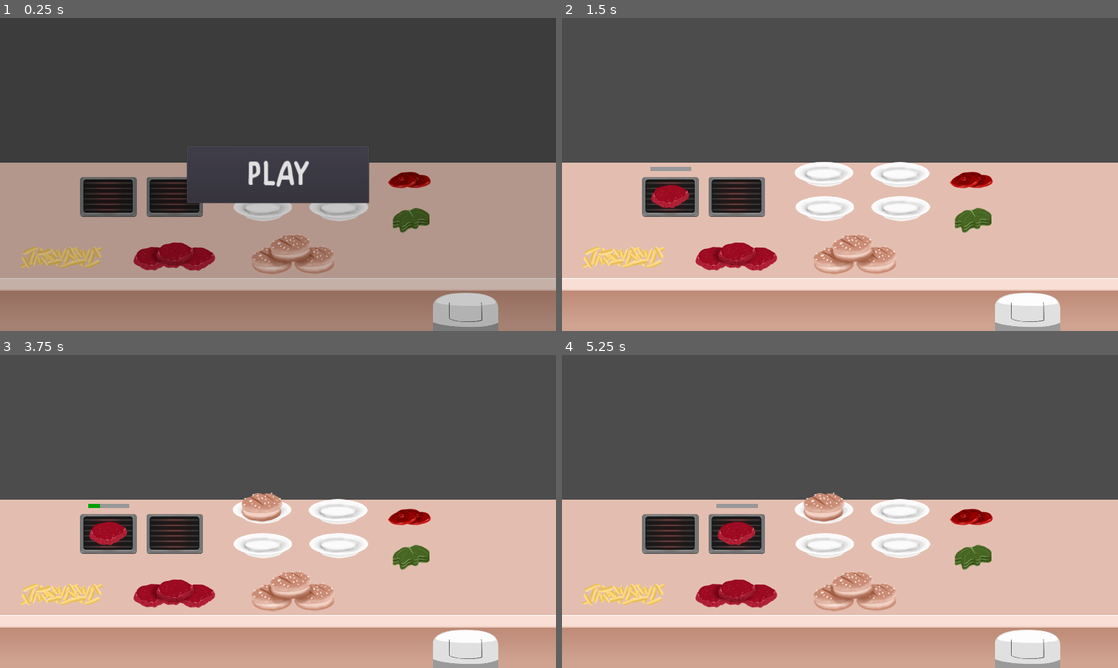
Above: before the commit, frames 1-4 (two rows, left to right).
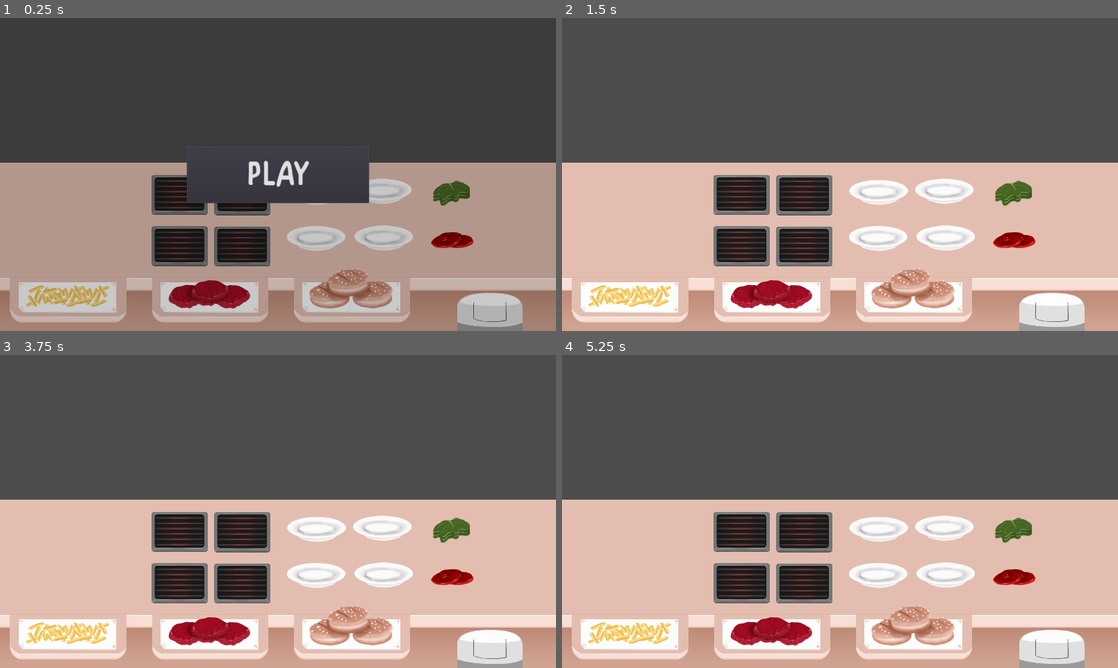
Above: after the commit, the same moments.

Repository: samuelpedrajas/MyVeganRestaurant
Game: Godot game, scene res://Scenes/Kitchen.tscn
Same seed, same stepped clock (60 frames per second), same inputs: the game is played once before the commit and once after it.
Inputs (mouse positions are in pixels of both pictures, inside the frame that each line leads up to):
- Up to frame 1 (0.25 s): no input
- Up to frame 2 (1.5 s): click "PLAY" at 0.5 s; tap Enter at 1.25 s; move the mouse to (734, 255) at 1.27 s; click (734, 255) at 1.42 s
- Up to frame 3 (3.75 s): tap Space at 2, 3.5 s; move the mouse to (411, 517) at 2.02 s; click (411, 517) at 2.17 s; tap Enter at 2.75 s; move the mouse to (411, 558) at 2.77 s; click (411, 558) at 2.92 s; move the mouse to (294, 589) at 3.52 s; click (294, 589) at 3.67 s
- Up to frame 4 (5.25 s): tap Enter at 4.25 s; move the mouse to (623, 592) at 4.27 s; click (623, 592) at 4.42 s; tap Space at 5 s; move the mouse to (673, 533) at 5.02 s; click (673, 533) at 5.17 s

The runs differ from the first frame. In frame 1, 20% of the frame differs, in the area x 1-94%, y 49-100%; in frame 2, 23%; in frame 3, 23%; in frame 4, 23%, in the area x 1-94%, y 43-100%.

Commit message:
kitchen distribution

Diff:
--- a/Scenes/Kitchen.tscn
+++ b/Scenes/Kitchen.tscn
@@ -17,6 +17,7 @@
 [ext_resource path="res://Scenes/Dishes/FastFood/SimpleBurger.tscn" type="PackedScene" id=15]
 [ext_resource path="res://Scenes/Plate.tscn" type="PackedScene" id=16]
 [ext_resource path="res://Scenes/Bin.tscn" type="PackedScene" id=17]
+[ext_resource path="res://Images/Kitchen/Saliente.png" type="Texture" id=18]
 
 [node name="Kitchen" type="Node2D"]
 script = ExtResource( 3 )
@@ -39,52 +40,68 @@
 position = Vector2( 960, 790 )
 texture = ExtResource( 1 )
 
-[node name="BurgerSource" parent="Table" instance=ExtResource( 4 )]
-position = Vector2( -358.222, 33.6359 )
-kitchen = NodePath("../..")
-
 [node name="TomatoSource" parent="Table" instance=ExtResource( 7 )]
-position = Vector2( 454.603, -231.106 )
+position = Vector2( 601.848, -23.4535 )
 kitchen = NodePath("../..")
 
 [node name="LettuceSource" parent="Table" instance=ExtResource( 8 )]
-position = Vector2( 459.863, -90.3286 )
-kitchen = NodePath("../..")
-
-[node name="BreadSource" parent="Table" instance=ExtResource( 6 )]
-position = Vector2( 53.0178, 23.5451 )
-kitchen = NodePath("../..")
-
-[node name="FriesSource" parent="Table" instance=ExtResource( 5 )]
-position = Vector2( -747.655, 35.9593 )
+position = Vector2( 599.556, -182.828 )
 kitchen = NodePath("../..")
 
 [node name="Grill1" parent="Table" instance=ExtResource( 9 )]
-position = Vector2( -585.54, -173.225 )
+position = Vector2( -339.459, -180.449 )
 kitchen = NodePath("../..")
 
 [node name="Grill2" parent="Table" instance=ExtResource( 9 )]
-position = Vector2( -356.54, -173.225 )
-order = 1
+position = Vector2( -123.245, -179.562 )
+kitchen = NodePath("../..")
+
+[node name="Grill3" parent="Table" instance=ExtResource( 9 )]
+position = Vector2( -339.459, -3.44946 )
+kitchen = NodePath("../..")
+
+[node name="Grill4" parent="Table" instance=ExtResource( 9 )]
+position = Vector2( -123.245, -2.56165 )
 kitchen = NodePath("../..")
 
 [node name="Plate1" parent="Table" instance=ExtResource( 16 )]
-position = Vector2( -55.4374, -248.78 )
+position = Vector2( 133.337, -186.484 )
 
 [node name="Plate2" parent="Table" instance=ExtResource( 16 )]
-position = Vector2( 207.491, -246.77 )
-order = 1
+position = Vector2( 360.399, -190.138 )
 
 [node name="Plate3" parent="Table" instance=ExtResource( 16 )]
-position = Vector2( -52.4408, -130.353 )
-order = 2
+position = Vector2( 131.579, -27.5269 )
 
 [node name="Plate4" parent="Table" instance=ExtResource( 16 )]
-position = Vector2( 209.763, -130.353 )
-order = 3
+position = Vector2( 364.997, -28.4146 )
+
+[node name="Saliente1" type="Sprite" parent="Table"]
+position = Vector2( -724.298, 182.075 )
+texture = ExtResource( 18 )
+
+[node name="FriesSource" parent="Table/Saliente1" instance=ExtResource( 5 )]
+position = Vector2( -2.33453, -12.4128 )
+kitchen = NodePath("../../..")
+
+[node name="Saliente2" type="Sprite" parent="Table"]
+position = Vector2( -234.298, 182.075 )
+texture = ExtResource( 18 )
+
+[node name="BurgerSource" parent="Table/Saliente2" instance=ExtResource( 4 )]
+position = Vector2( -3.10797, -17.8473 )
+kitchen = NodePath("../../..")
+
+[node name="Saliente3" type="Sprite" parent="Table"]
+position = Vector2( 255.702, 182.075 )
+texture = ExtResource( 18 )
+
+[node name="BreadSource" parent="Table/Saliente3" instance=ExtResource( 6 )]
+position = Vector2( -2.58289, -39.6017 )
+kitchen = NodePath("../../..")
 
 [node name="Bin" parent="." instance=ExtResource( 17 )]
-position = Vector2( 1607.15, 998.46 )
+position = Vector2( 1691.15, 998.46 )
 
 [node name="HUD" parent="." instance=ExtResource( 2 )]
 margin_right = 1920.0
--- a/Scripts/FoodMachine.gd
+++ b/Scripts/FoodMachine.gd
@@ -2,7 +2,6 @@
 
 
 export(String) var reference = ""
-export(int) var order = 0
 export(int) var cook_time = -1
 export(int) var burn_time = -1
 export(bool) var hide_ingredient = false
--- a/Scripts/Plate.gd
+++ b/Scripts/Plate.gd
@@ -1,7 +1,5 @@
 extends Node2D
 
-
-export(int) var order = 0
 
 var dish = null
 
Not shown: 1 places in Scenes/Kitchen.tscn that only renumber resources
